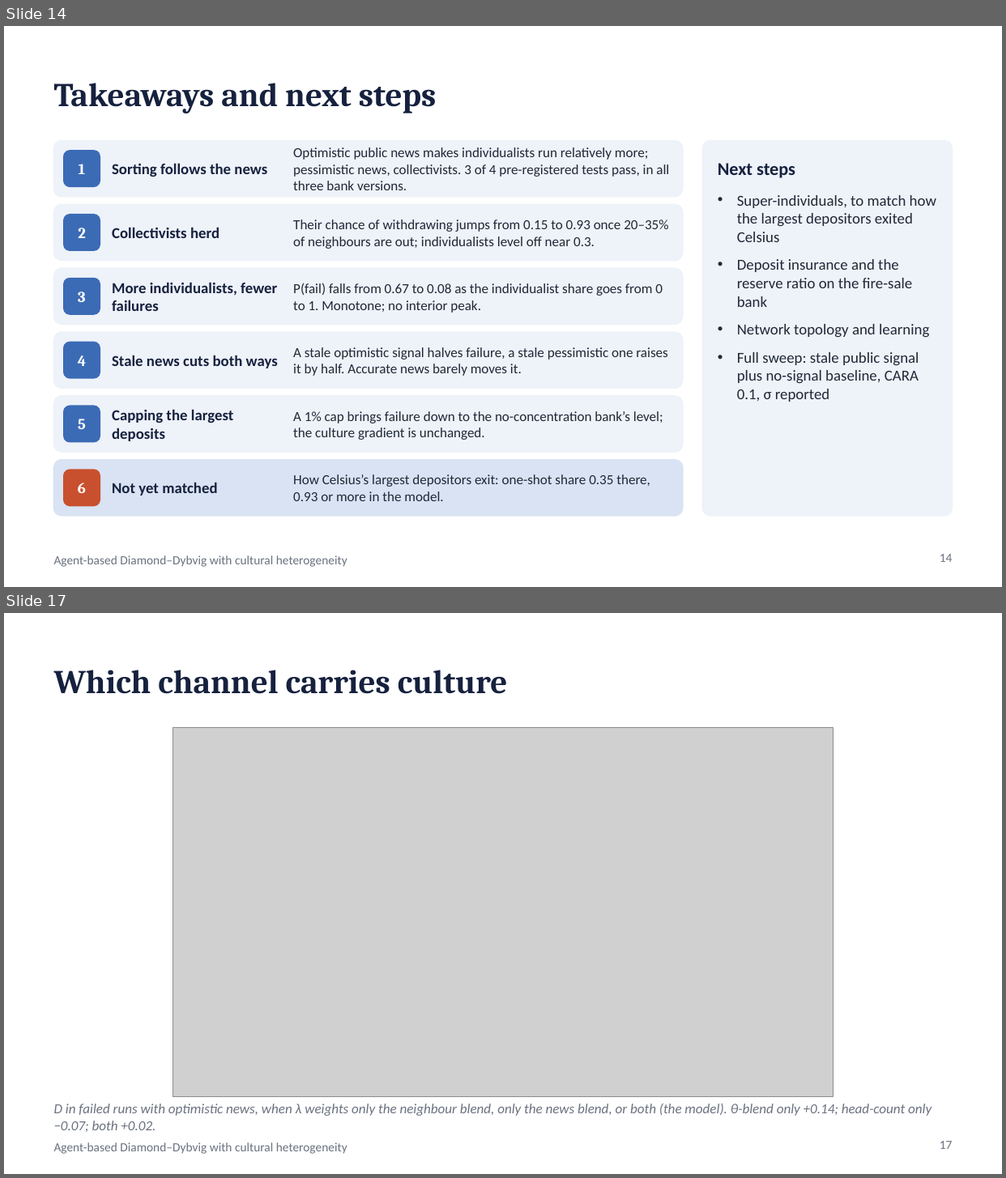
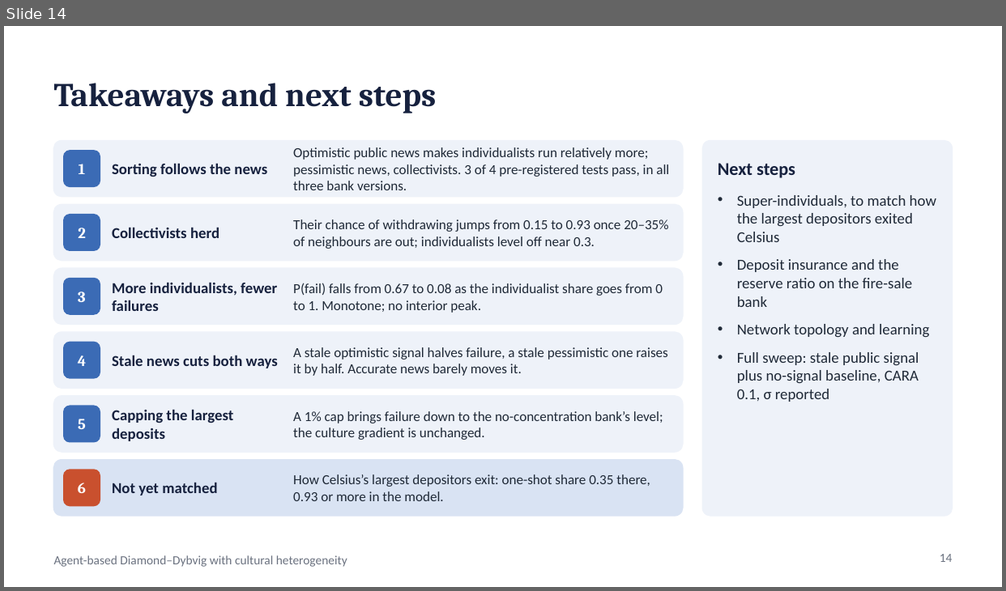
Before and after one commit to wlstover/BankRuns5, a slide deck: docs/deck_2026-10-26_seminar.pptx. Shown one above the other, each under a label of ours: slides 14 and 17 before the commit, slide 14 after it; the slides between them are not shown. The pictures are 1006x1178 and 1006x591 pixels, drawn with LibreOffice and Linux fonts; fonts in the diff are those of the drawing; grey boxes stand for pictures. Boxes give left, top, right and bottom in pixels: in the first picture for what was removed or moved away, otherwise in the second. Text is boxed around its words. In the diff, an @@ line names an element or a change of style, - is before the commit and + after.

```diff
--- a/docs/deck_2026-10-26_seminar.pptx
+++ b/docs/deck_2026-10-26_seminar.pptx
@@ slide 17 removed at [4, 613, 1002, 1174], background #FFFFFF; not listed: 1 template element that a slide beside it also shows @@
@@ title removed at [54, 670, 507, 694] @@
-Which channel carries culture
@@ picture removed at [172, 728, 833, 1097] @@
@@ text removed at [54, 1104, 931, 1132] @@
-D in failed runs with optimistic news, when λ weights only the neighbour blend, only the news blend, or both (the model). θ-blend only +0.14; head-count only −0.07; both +0.02.
@@ page number removed at [940, 1141, 953, 1149] @@
-17
```
Also in this commit, not shown: 2 other slides removed, 2 other files.
